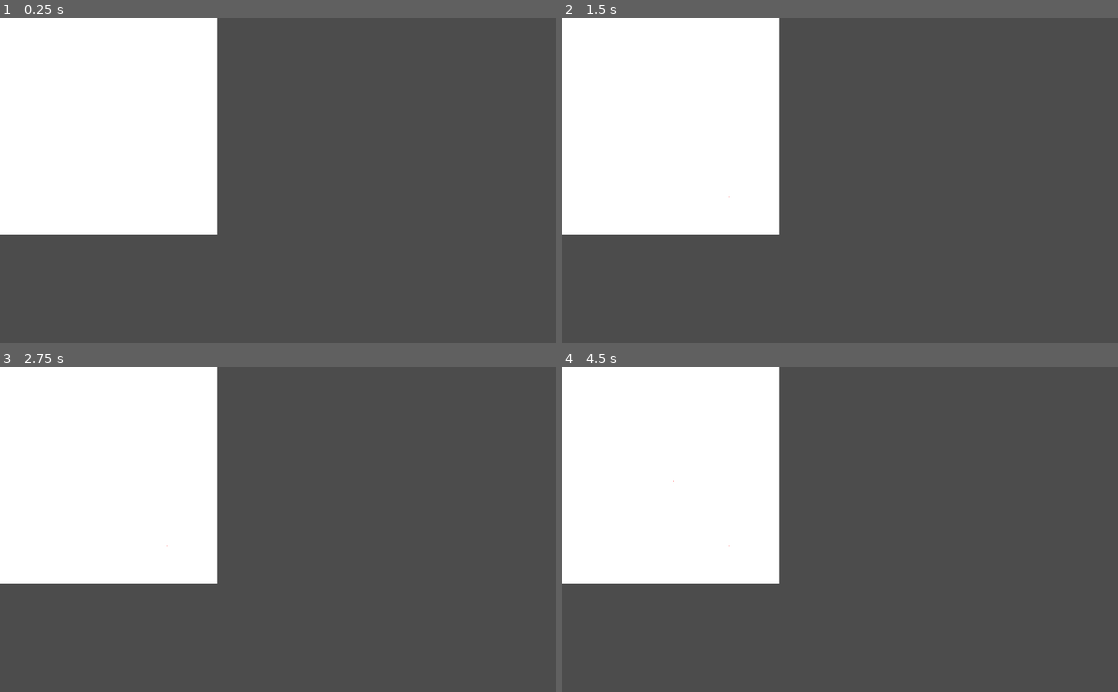
Above: before the commit, frames 1-4 (two rows, left to right).
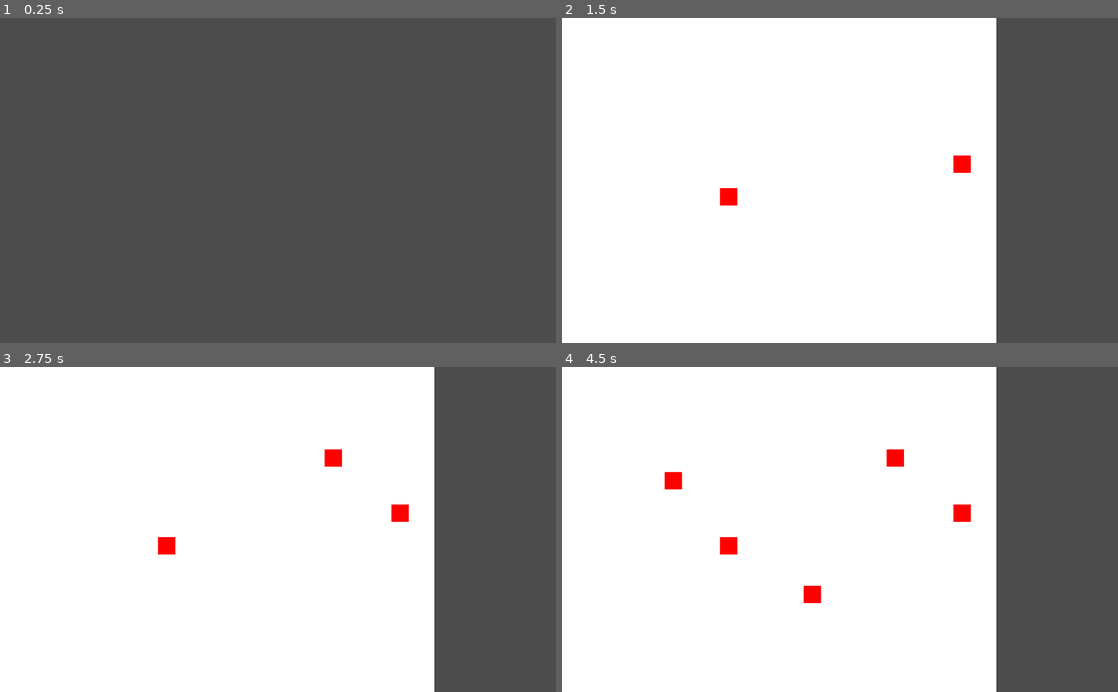
Above: after the commit, the same moments.

Repository: 98teg/TeggysMapMaker
Game: Godot game, scene res://MainWindow.tscn
The game is run twice, just before and just after one commit, with the same random seed, the same clock (stepped at 60 frames per second) and the same inputs. Before the commit the project has no main scene; this scene is started directly in both runs.
Inputs (mouse positions are in pixels of both pictures, inside the frame that each line leads up to):
- Up to frame 1 (0.25 s): no input
- Up to frame 2 (1.5 s): tap Enter at 0.5 s; move the mouse to (962, 164) at 0.52 s; click (962, 164) at 0.67 s; tap Space at 1.25 s; move the mouse to (728, 196) at 1.27 s; click (728, 196) at 1.42 s
- Up to frame 3 (2.75 s): tap Enter at 2 s; move the mouse to (333, 458) at 2.02 s; click (333, 458) at 2.17 s
- Up to frame 4 (4.5 s): tap Space at 2.75, 4.25 s; move the mouse to (812, 594) at 2.77 s; click (812, 594) at 2.92 s; tap Enter at 3.5 s; move the mouse to (1006, 578) at 3.52 s; click (1006, 578) at 3.67 s; move the mouse to (673, 480) at 4.27 s; click (673, 480) at 4.42 s

The runs differ from the first frame. In frame 1, 26% of the frame differs, in the area x 0-40%, y 0-67%; in frame 2, 52%; in frame 3, 52%; in frame 4, 52%, in the area x 0-79%, y 0-100%.

Commit message:
Implementing continuous painting

Diff:
--- a/Drawing.gd
+++ b/Drawing.gd
@@ -1,20 +1,19 @@
 extends Control
 
-var pixels = 400
-var img = Image.new()
-var tex = ImageTexture.new()
+var pixels = 800
+var _previous_point = null
+var _image = Image.new()
+var _texture = ImageTexture.new()
 var drawing = false
 
 func _ready():
-    img.create(pixels, pixels, false, Image.FORMAT_RGBA8)
-    tex.create_from_image(img)
+    _image.create(pixels, pixels, false, Image.FORMAT_RGBA8)
+    _texture.create_from_image(_image)
 
-    img.fill(Color(1, 1, 1))
+    _image.fill(Color(1, 1, 1))
 
 func _draw():
-    tex.set_data(img)
-
-    draw_texture(tex, Vector2())
+    draw_texture(_texture, Vector2())
 
 func _input(event):
     if event is InputEventMouseButton:
@@ -22,17 +21,70 @@
 
         if event.get_button_index() == BUTTON_LEFT:
             if event.is_pressed():
-                img.lock()
-                img.set_pixel(pos.x, pos.y, Color(1, 0, 0))
-                img.unlock()
+                draw_on_image(event.position)
                 drawing = true
-                update()
             else:
+                _previous_point = null
                 drawing = false
     elif event is InputEventMouseMotion:
         if drawing:
-            var pos = event.position
-            img.lock()
-            img.set_pixel(pos.x, pos.y, Color(1, 0, 0))
-            img.unlock()
-            update()
+            draw_on_image(event.position)
+
+
+func draw_on_image(_current_point : Vector2):
+    var size = 16
+
+    if _previous_point == null:
+        _previous_point = _current_point
+
+    var x_diff = _current_point.x - _previous_point.x
+    var y_diff = _current_point.y - _previous_point.y
+
+    if x_diff == 0 && y_diff == 0:
+        _image.lock()
+        for i in range(_current_point.x - size, _current_point.x + size):
+            for j in range(_current_point.y - size, _current_point.y + size):
+                _image.set_pixel(i, j, Color(1, 0, 0))
+        _image.unlock()
+
+    elif abs(x_diff) > abs(y_diff):
+        var a = y_diff / float(x_diff)
+        var b = - a*_previous_point.x + _previous_point.y
+
+        var step
+        if _previous_point.x < _current_point.x:
+            step = 1
+        else:
+            step = -1
+
+        for x in range(_previous_point.x, _current_point.x, step):
+            var pos = Vector2(x, round(a*x + b))
+
+            _image.lock()
+            for i in range(pos.x - size, pos.x + size):
+                for j in range(pos.y - size, pos.y + size):
+                    _image.set_pixel(i, j, Color(1, 0, 0))
+            _image.unlock()
+
+    else:
+        var a = x_diff / y_diff
+        var b = - a*_previous_point.y + _previous_point.x
+
+        var step
+        if _previous_point.y < _current_point.y:
+            step = 1
+        else:
+            step = -1
+
+        for y in range(_previous_point.y, _current_point.y, step):
+            var pos = Vector2(round(a*y + b), y)
+
+            _image.lock()
+            for i in range(pos.x - size, pos.x + size):
+                for j in range(pos.y - size, pos.y + size):
+                    _image.set_pixel(i, j, Color(1, 0, 0))
+            _image.unlock()
+
+    _previous_point = _current_point
+    _texture.set_data(_image)
+    update()
--- a/project.godot
+++ b/project.godot
@@ -16,6 +16,7 @@
 [application]
 
 config/name="Teggy's Map Maker"
+run/main_scene="res://MainWindow.tscn"
 config/icon="res://icon.png"
 
 [rendering]
